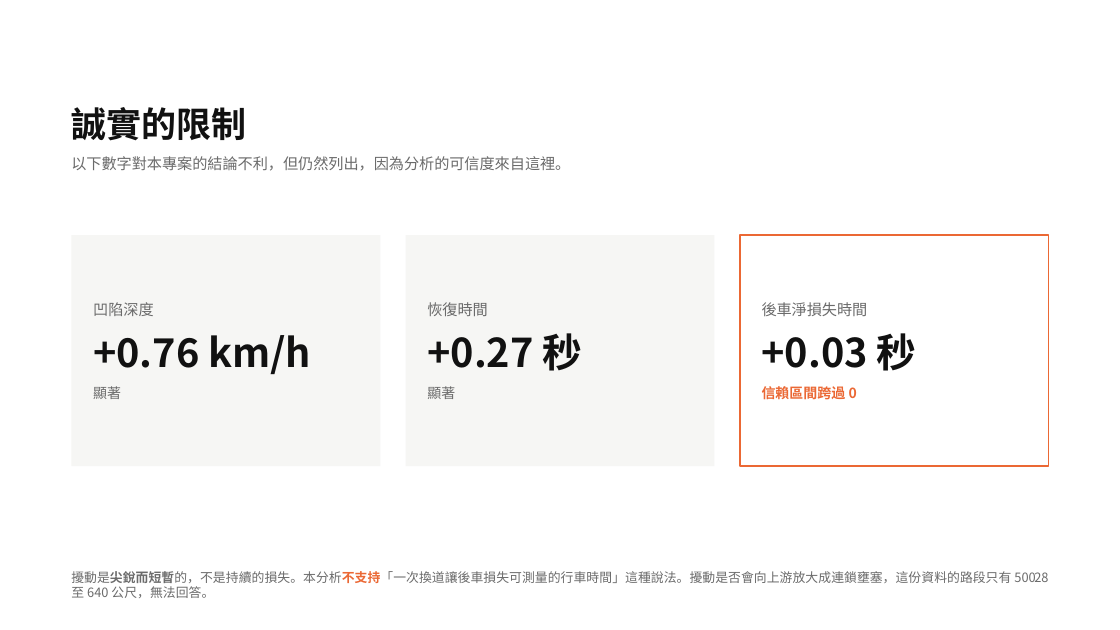
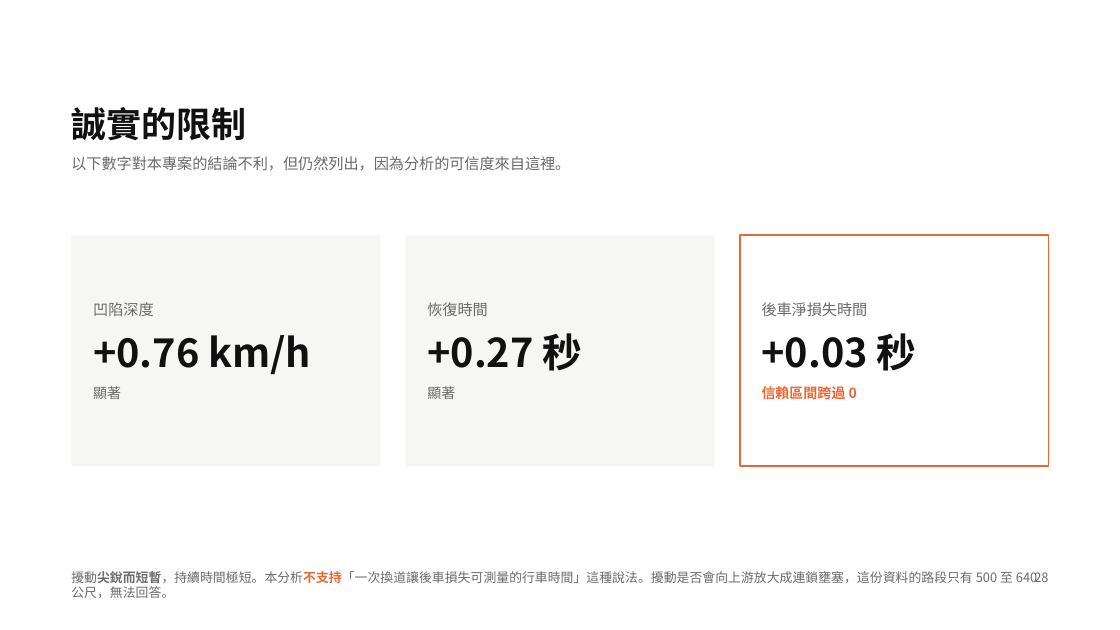
Before and after one commit to wein2004/lane-change-externality, a slide deck: slide 28 of 變換車道的外部成本.pptx. Drawn at 1120x630 pixels with LibreOffice and Linux fonts; fonts in the diff are those of the drawing. Boxes give left, top, right and bottom in pixels: in the first picture for what was removed or moved away, otherwise in the second. Text is boxed around its words. In the diff, an @@ line names an element or a change of style, - is before the commit and + after.

```diff
--- a/變換車道的外部成本.pptx
+++ b/變換車道的外部成本.pptx
@@ text at [71,571,1037,598]: text changed @@
-擾動是尖銳而短暫的，不是持續的損失。本分析不支持「一次換道讓後車損失可測量的行車時間」這種說法。擾動是否會向上游放大成連鎖壅塞，這份資料的路段只有 500 至 640 公尺，無法回答。
+擾動尖銳而短暫，持續時間極短。本分析不支持「一次換道讓後車損失可測量的行車時間」這種說法。擾動是否會向上游放大成連鎖壅塞，這份資料的路段只有 500 至 640 公尺，無法回答。
```
Also in this commit, not shown: 10 other slides changed, 3 other files.
